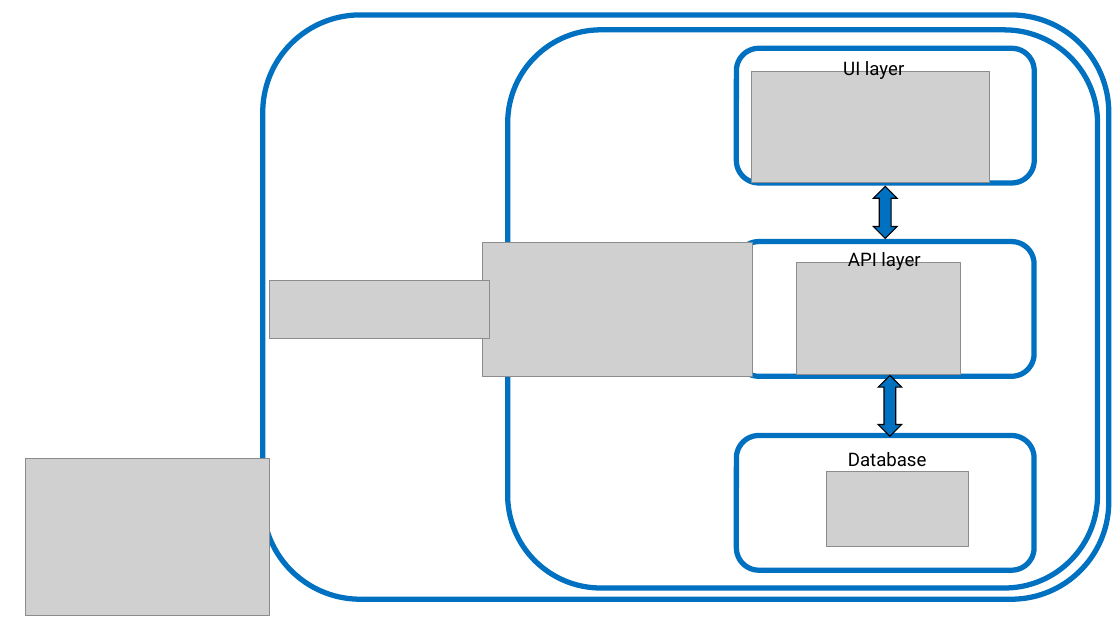
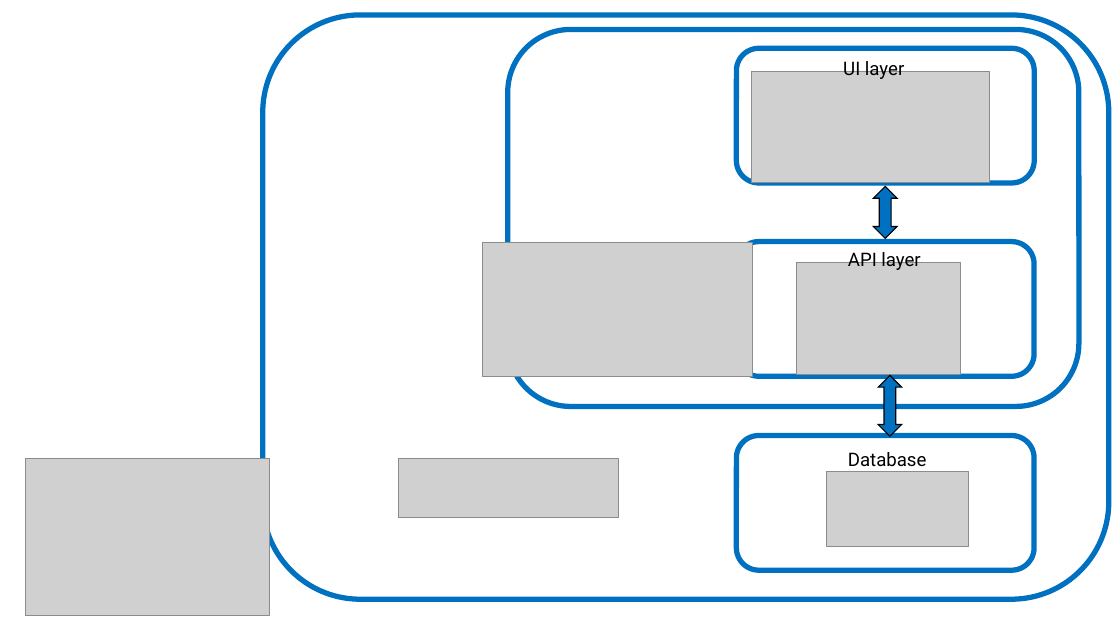
Before and after one commit to myszon01/freight-CRM-Docs, a slide deck: slide 11 of Project Presentation.pptx. Drawn at 1120x630 pixels with LibreOffice and Linux fonts; fonts in the diff are those of the drawing; grey boxes stand for pictures. Boxes give left, top, right and bottom in pixels: in the first picture for what was removed or moved away, otherwise in the second. Text is boxed around its words. In the diff, an @@ line names an element or a change of style, - is before the commit and + after.

```diff
--- a/Project Presentation.pptx
+++ b/Project Presentation.pptx
@@ rounded rectangle: place and size @@
-rounded rectangle at [507,30,1097,588]
+rounded rectangle at [507,29,1079,407]
@@ picture: place and size @@
-picture at [270,281,490,339]
+picture at [399,459,619,518]
```
Also in this commit, not shown: 2 other slides changed.
